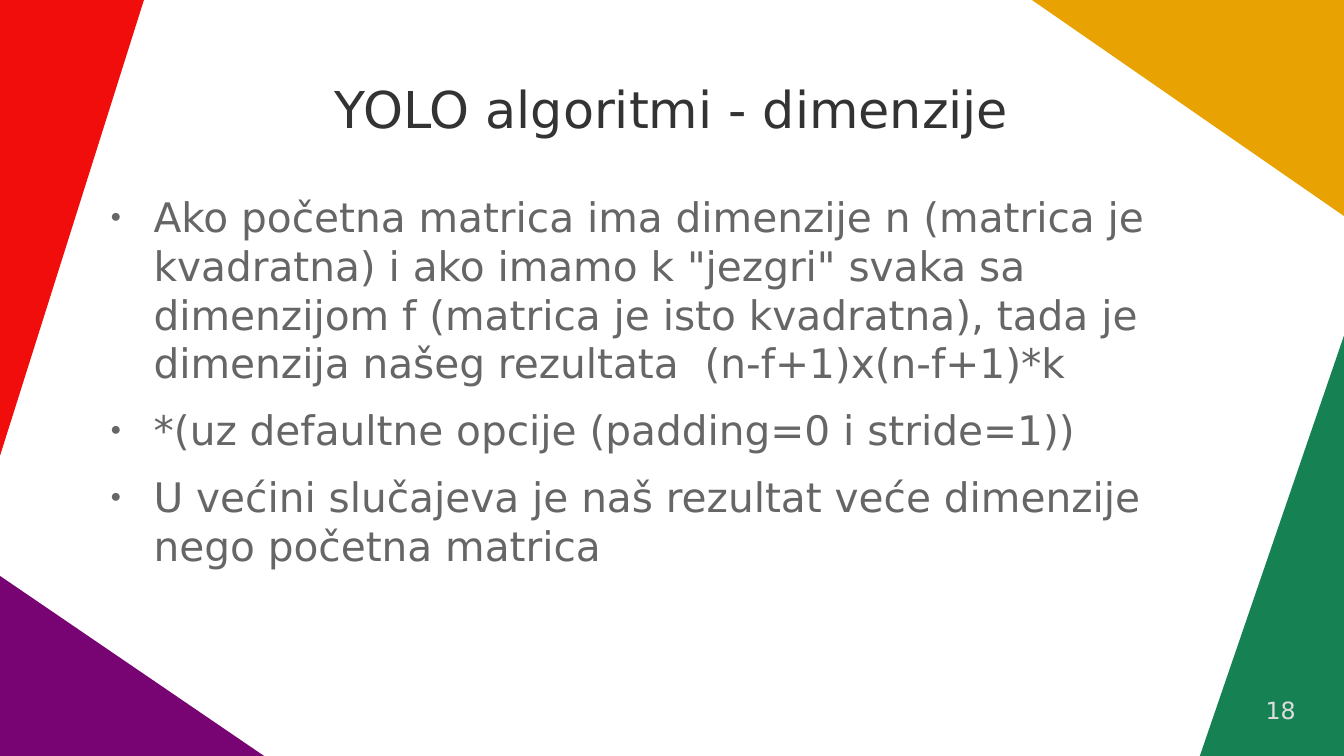
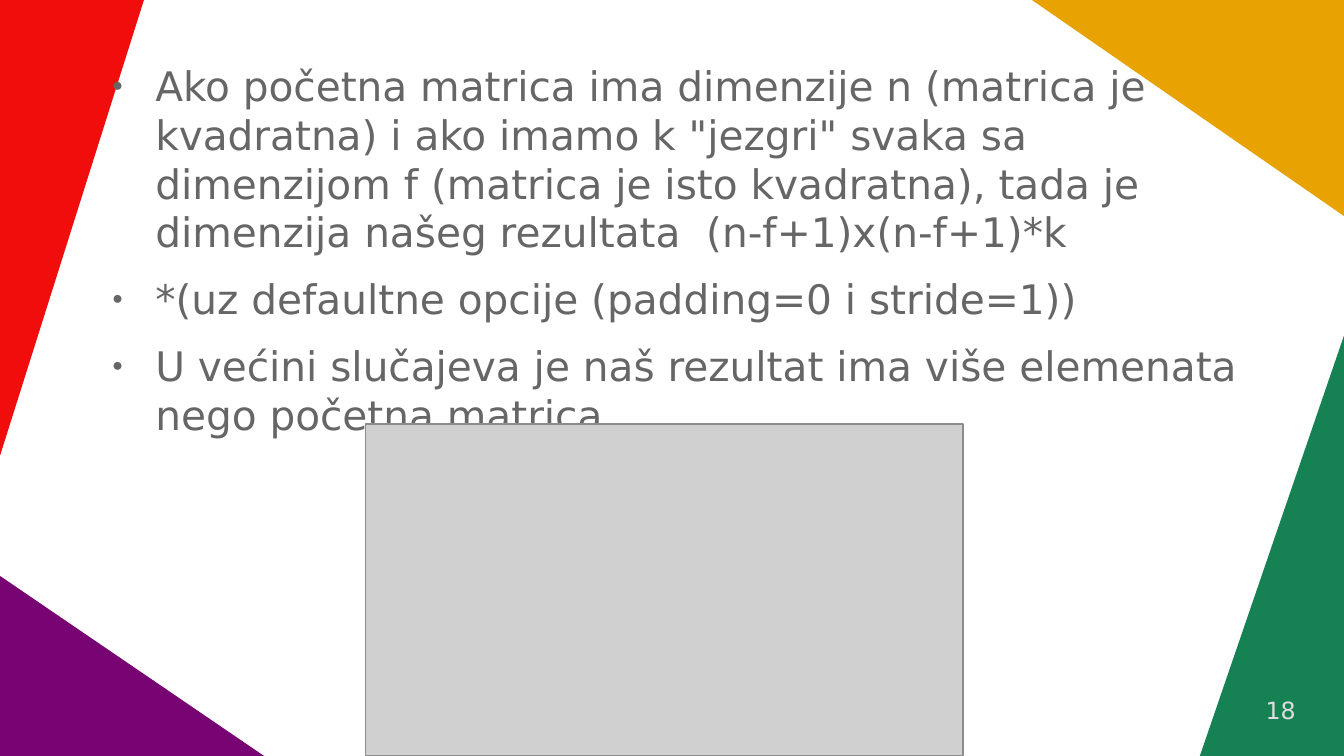
Before and after one commit to VidJoha/Seminar---CNN-i-YOLO-algoritmi, a slide deck: slide 18 of Konvolucijske neuralne mreže.odp. Drawn at 1344x756 pixels with LibreOffice and Linux fonts; fonts in the diff are those of the drawing; grey boxes stand for pictures. Boxes give left, top, right and bottom in pixels: in the first picture for what was removed or moved away, otherwise in the second. Text is boxed around its words. In the diff, an @@ line names an element or a change of style, - is before the commit and + after.

```diff
--- a/Konvolucijske neuralne mreže.odp
+++ b/Konvolucijske neuralne mreže.odp
@@ text "Ako početna matrica ima dimenzije ...": place and size @@
-text "Ako početna matrica ima dimenzije ..." at <box>154,199,1144,569</box>
+text "Ako početna matrica ima dimenzije ..." at <box>155,68,1236,438</box>
@@ title removed at <box>335,89,1008,139</box> @@
-YOLO algoritmi - dimenzije
@@ text at <box>155,348,1236,438</box>: text changed @@
-● U većini slučajeva je naš rezultat veće dimenzije nego početna matrica
+● U većini slučajeva je naš rezultat ima više elemenata nego početna matrica
@@ picture added at <box>366,424,963,756</box> @@
```
Also in this commit, not shown: 2 other slides changed, 1 slide removed.
